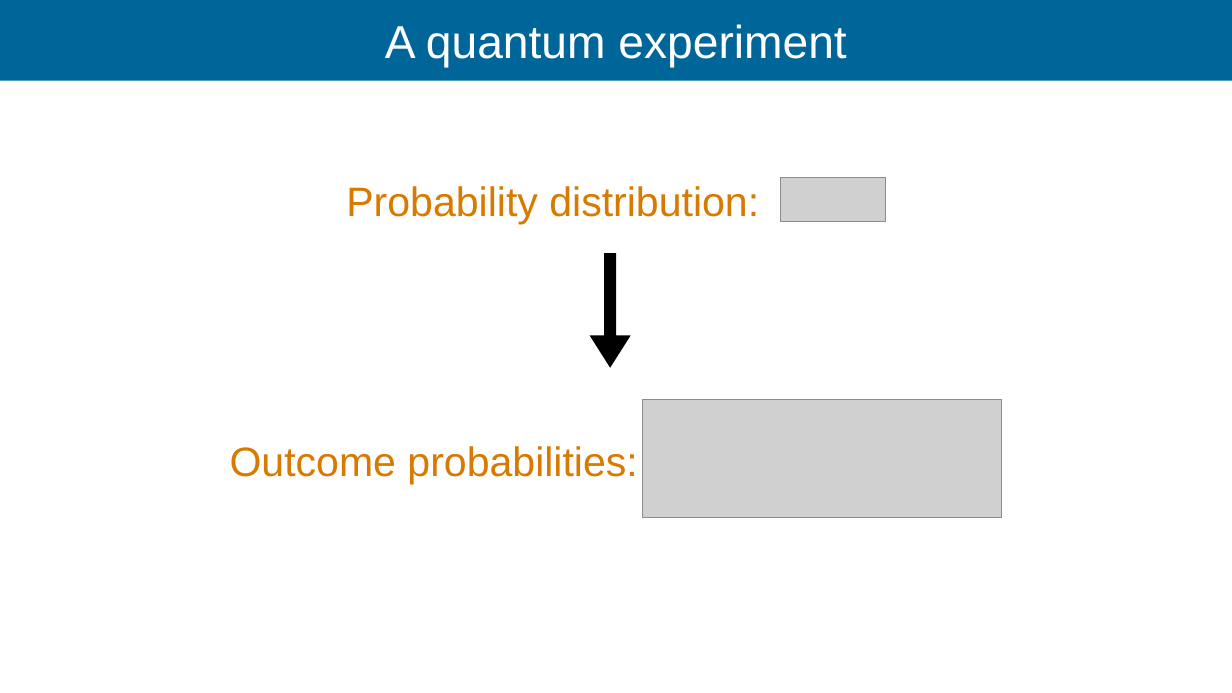
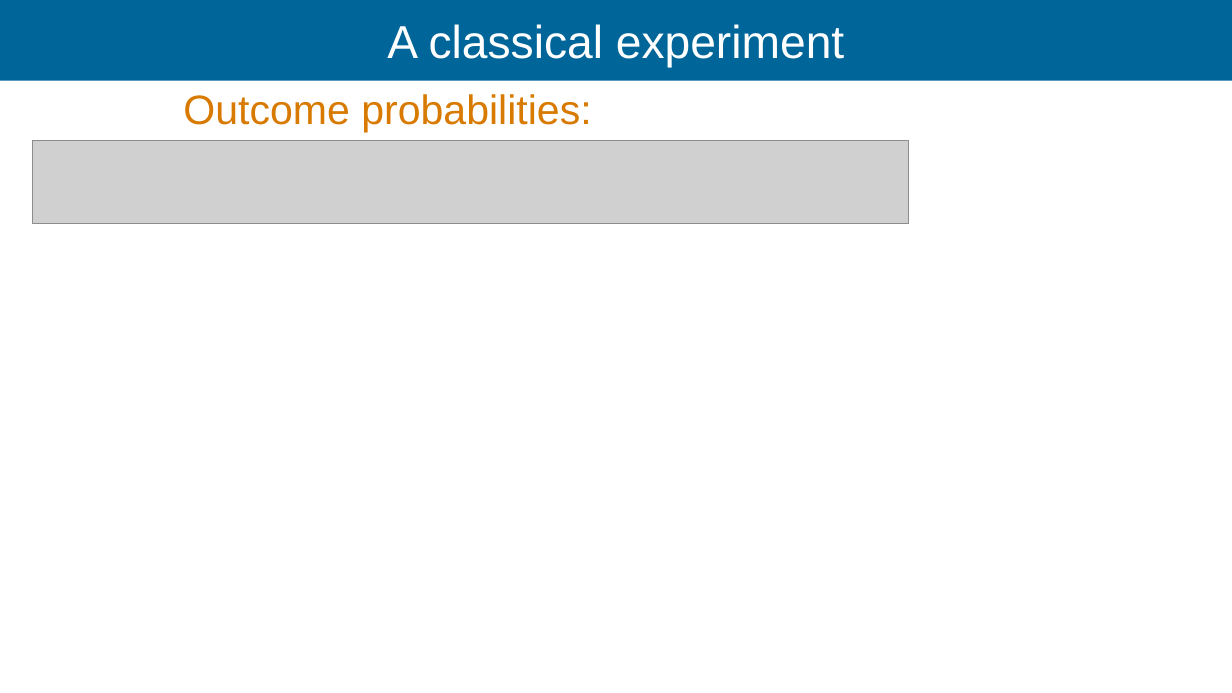
Before and after one commit to Ismaele-vincent/PhD, a slide deck: slide 41 of 2026/Talks/ILL Seminar/ILL seminar 2026 ver2.odp (slide 75 before the commit). Drawn at 1232x693 pixels with LibreOffice and Linux fonts; fonts in the diff are those of the drawing; grey boxes stand for pictures; background and template pictures are left out. Boxes give left, top, right and bottom in pixels: in the first picture for what was removed or moved away, otherwise in the second. Text is boxed around its words. In the diff, an @@ line names an element or a change of style, - is before the commit and + after.

```diff
--- a/2026/Talks/ILL Seminar/ILL seminar 2026 ver2.odp
+++ b/2026/Talks/ILL Seminar/ILL seminar 2026 ver2.odp
@@ title at bbox=[387, 24, 844, 68]: text changed @@
-A quantum experiment
+A classical experiment
@@ text "Outcome probabilities:": place and size @@
-text "Outcome probabilities:" at bbox=[230, 446, 637, 485]
+text "Outcome probabilities:" at bbox=[183, 94, 591, 133]
@@ text "Outcome probabilities:" at bbox=[183, 94, 591, 133]: more space between paragraphs @@
@@ picture: place and size @@
-picture at bbox=[643, 399, 1002, 517]
+picture at bbox=[32, 141, 909, 224]
@@ picture removed at bbox=[780, 177, 885, 222] @@
@@ text removed at bbox=[346, 186, 759, 224] @@
-Probability distribution:
@@ down arrow removed at bbox=[589, 253, 631, 368] @@
```
Also in this commit, not shown: 14 other slides changed, 7 slides added, 56 slides removed, 19 other files.
